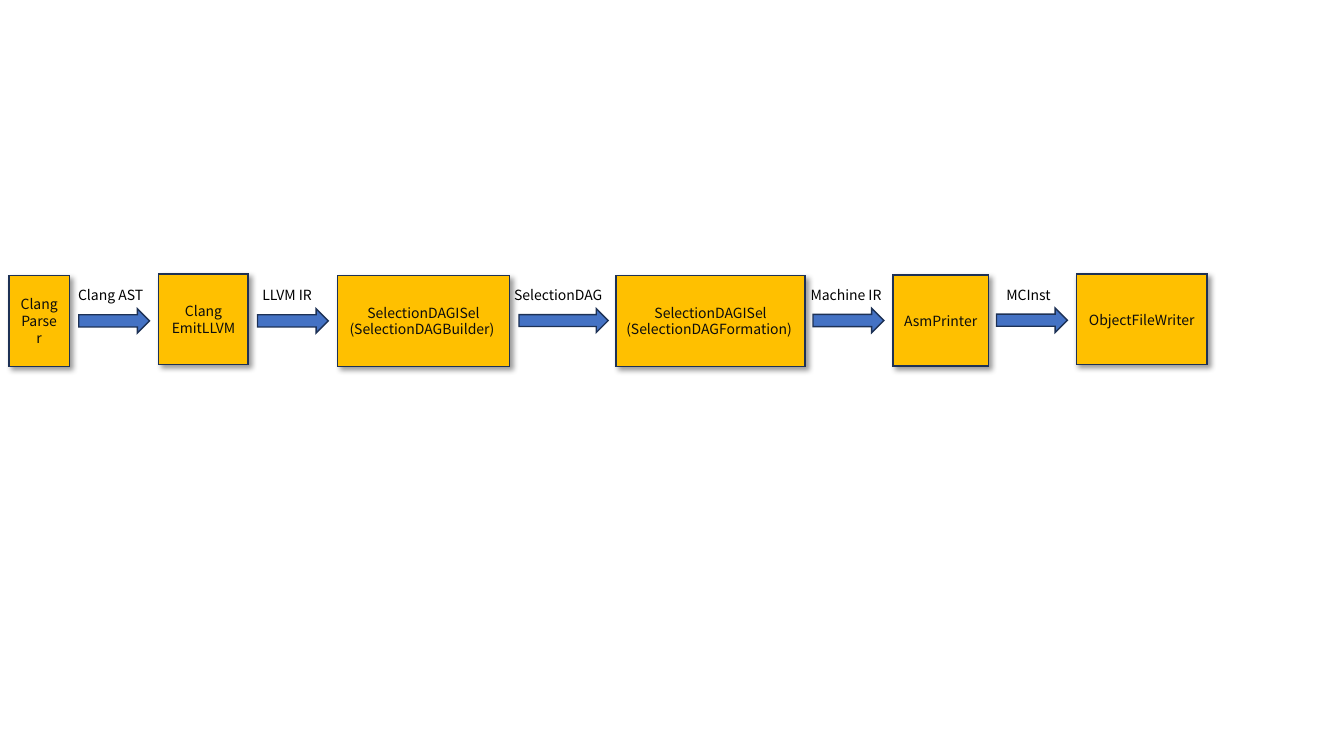
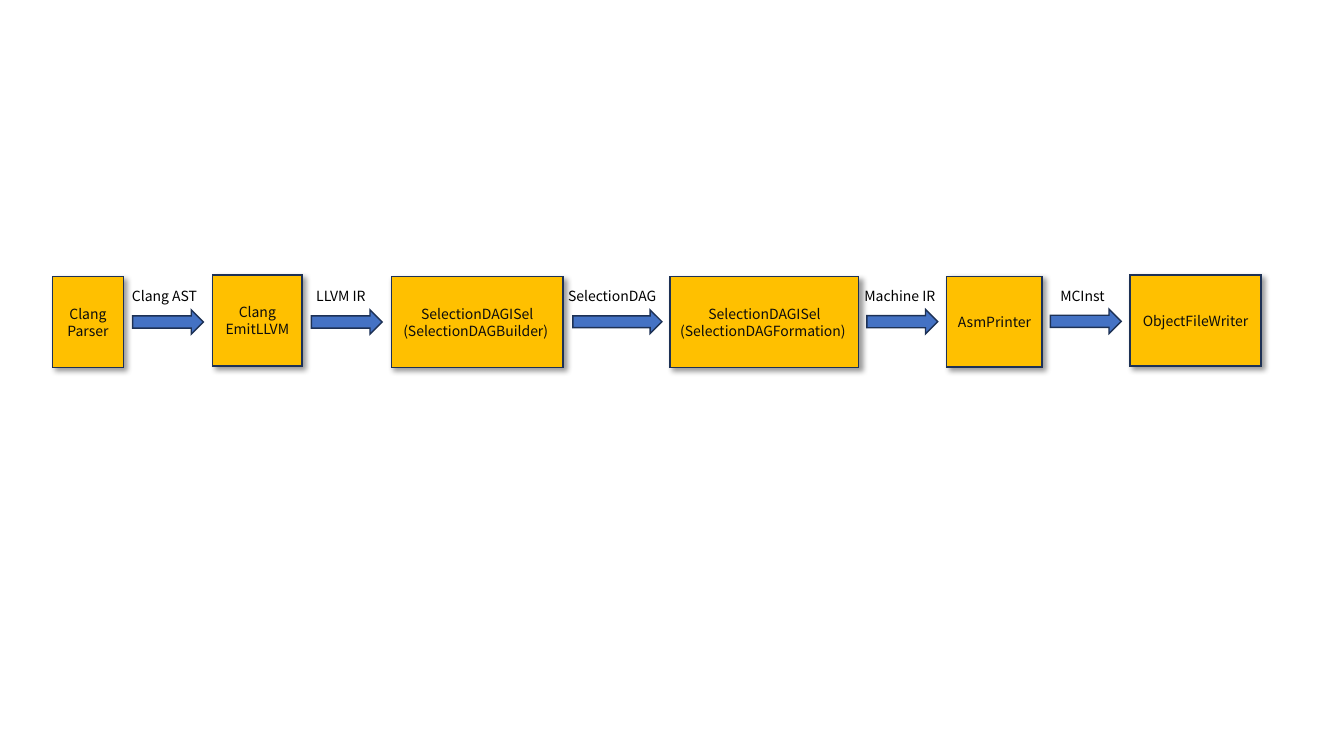
Before and after one commit to Xijie-Shuai/xijie-shuai.github.io, a slide deck: slide 1 of categories/LLVM/assets/public.pptx. Drawn at 1344x756 pixels with LibreOffice and Linux fonts; fonts in the diff are those of the drawing. Boxes give left, top, right and bottom in pixels: in the first picture for what was removed or moved away, otherwise in the second. Text is boxed around its words. In the diff, an @@ line names an element or a change of style, - is before the commit and + after.

```diff
--- a/categories/LLVM/assets/public.pptx
+++ b/categories/LLVM/assets/public.pptx
@@ rectangle "Clang": place and size @@
-rectangle "Clang" at box(9, 275, 70, 366)
+rectangle "Clang" at box(52, 276, 123, 367)
@@ 5 rectangles, 5 texts, 5 right arrows: place and size @@
-5 rectangles, 5 texts, 5 right arrows at box(78, 274, 1208, 366)
+5 rectangles, 5 texts, 5 right arrows at box(132, 275, 1261, 367)
```
Also in this commit, not shown: 1 slide added, 4 other files.
